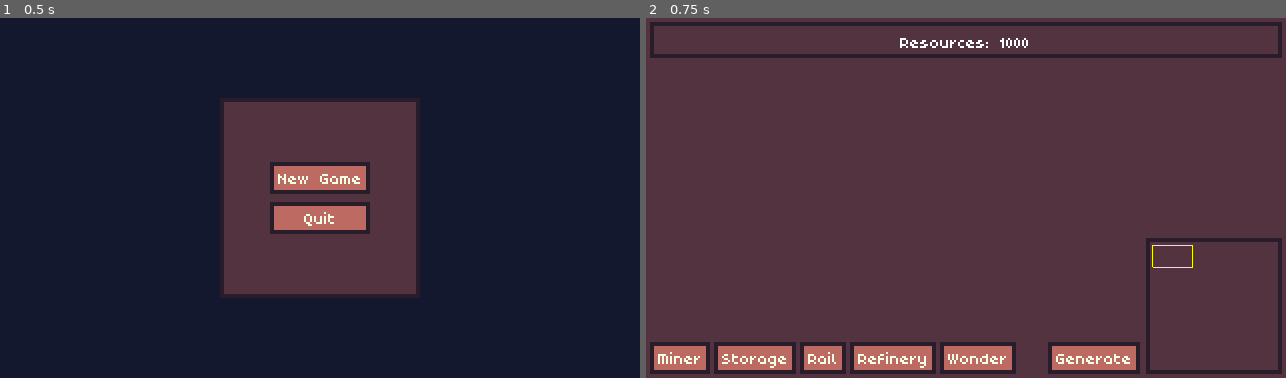
Above: before the commit, frames 1-2 (left to right).
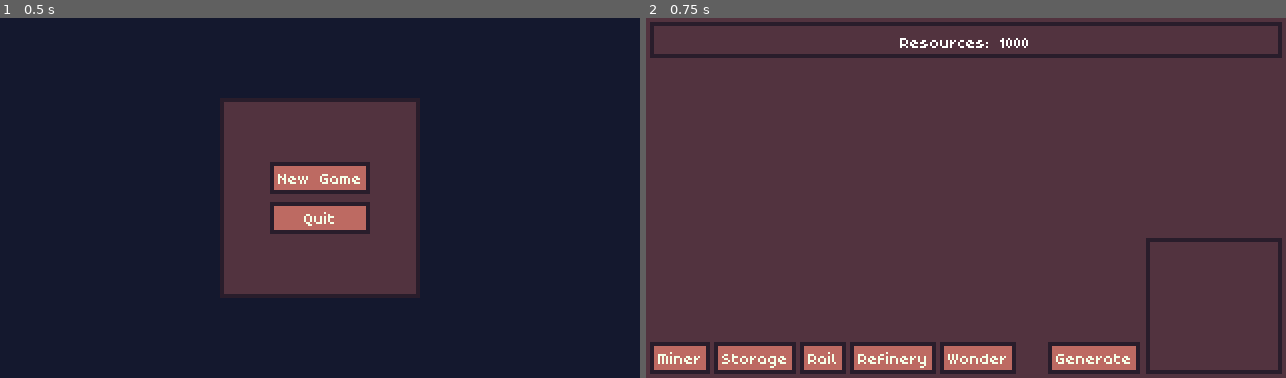
Above: after the commit, the same moments.

Repository: Byteron/floating-islands
Game: Godot game, scene res://source/menu/TitleScreen.tscn
Two runs of this game, one before a commit and one after it. Both use one fixed random seed, a clock stepped at 60 frames per second and the inputs below.
Inputs:
- Up to frame 1 (0.5 s): no input
- Up to frame 2 (0.75 s): click "New Game" at 0.5 s

Frame 1 is identical in both runs. In frame 2, less than 0.1% of the frame differs, in the area x 79-86%, y 63-70%.
Error after the commit: Parse Error: The variable type cannot be inferred because its value is "null". (res://source/construction/Connector.gd:8)

Commit message:
[add] Check connection on building placement

Diff:
--- a/source/construction/Connector.gd
+++ b/source/construction/Connector.gd
@@ -4,20 +4,37 @@
 Handle a rail logic
 """
 
-var neighbors := []		# List of adjacent connectors
+var adjacent_connectors := []
 var tile := null		# Tile on which this connector is
+
+
+func _init(_tile: Tile):
+	assert(_tile) # Assume all tiles have valid neighbors list
+
+	tile = _tile
+	update_adjacent_connectors()
+
+
+func update_adjacent_connectors():
+	"""
+	Update list of neighbor connectors
+	"""
+	adjacent_connectors = []
+	for neighbor in tile.neighbors:
+		# Can't use "is Connector" in Connector :(
+		if neighbor.construction and neighbor.construction.get_class() == "Connector":
+			adjacent_connectors.append(neighbor)
 
 
 func is_connected_to_storage() -> bool:
 	# Check adjacent buildings
-	if tile:
-		for neighbor in tile.neighbors:
-			if neighbor.construction and neighbor.construction.id == "Storage":
-				return true
+	for neighbor in tile.neighbors:
+		if neighbor.construction and neighbor.construction.get_id() == "Storage":
+			return true
 
 	# Check adjacent connectors
-	for neighbor in neighbors:
-		if neighbor.is_connected():
+	for connector in adjacent_connectors:
+		if connector.is_connected_to_storage():
 			return true
 
 	return false
--- a/source/construction/Construction.gd
+++ b/source/construction/Construction.gd
@@ -6,6 +6,8 @@
 
 var is_miner := false
 var tile = null # class Tile, cyclic dependency
+var data		# Construction data
+var connected_to_storage = false	# Does not produce until linked to a storage
 
 onready var mine_timer := $MineTimer as Timer
 onready var sprite := $Sprite as Sprite
@@ -15,8 +17,9 @@
 	return load("res://source/construction/Construction.tscn").instance()
 
 
-func initialize(data: ConstructionData, _tile):
+func initialize(_data: ConstructionData, _tile):
 	self.tile = _tile
+	self.data = _data
 
 	name = data.name
 	sprite.texture = data.texture
@@ -27,8 +30,31 @@
 	if is_miner:
 		mine_timer.start(data.miner_tick_time)
 
+	check_connection()
+
+
+func get_id() -> String:
+	return data.id
+
+
+func check_connection():
+	"""
+	Check if a storage is connected to trigger mining or not
+	"""
+	connected_to_storage = false
+
+	for neighbor in tile.neighbors:
+		var construction = neighbor.construction
+		if construction and construction is Connector:
+			connected_to_storage = construction.is_connected_to_storage()
+			if connected_to_storage:
+				break
+
 
 func mine() -> void:
+	if not connected_to_storage:
+		return
+
 	if tile.has_resources():
 		var mined : int = tile.mine(miner_amount)
 		get_tree().call_group("Player", "add_resources", mined)
@@ -43,6 +69,7 @@
 
 		mine_timer.stop()
 
+
 func _make_popup(value: int) -> void:
 	var popup := PopupLabel.instance() as PopupLabel
 	popup.text = "+%d" % value
@@ -50,5 +77,6 @@
 	popup.rect_global_position = global_position
 	get_tree().current_scene.add_child(popup)
 
+
 func _on_MineTimer_timeout() -> void:
 	mine()
--- a/source/game/map/Map.gd
+++ b/source/game/map/Map.gd
@@ -9,6 +9,7 @@
 
 var tiles := {}
 var connectors := {}				# List of all rails
+# warning-ignore:unused_class_variable
 var valid_construction_sites := {}	# Where player is allowed to build
 
 export var size = Vector2(64, 64)
@@ -312,12 +313,14 @@
 	var __ = connectors.erase(tile.position)
 
 
-func _add_connection(tile: Tile) -> Object:
+func _add_connection(tile: Tile) -> Connector:
 	rails_overlay.set_cellv(tile.position, 0)
 	rails_overlay.update_bitmask_area(tile.position)
-	connectors[tile.position] = tile
-
-	return tile
+
+	var connector = Connector.new(tile)
+	connectors[tile.position] = connector
+
+	return connector
 
 
 func _add_building(tile: Tile, data: ConstructionData) -> Construction:
